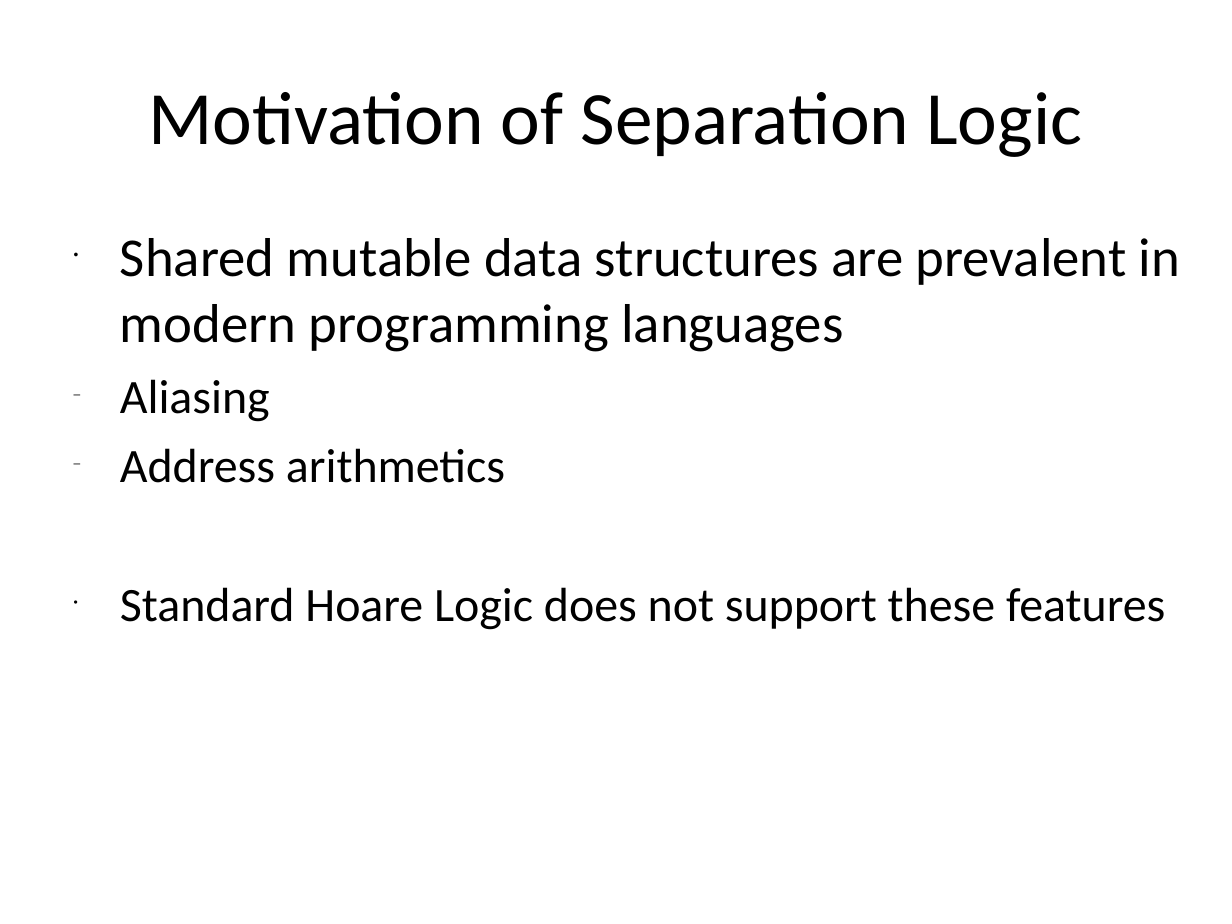
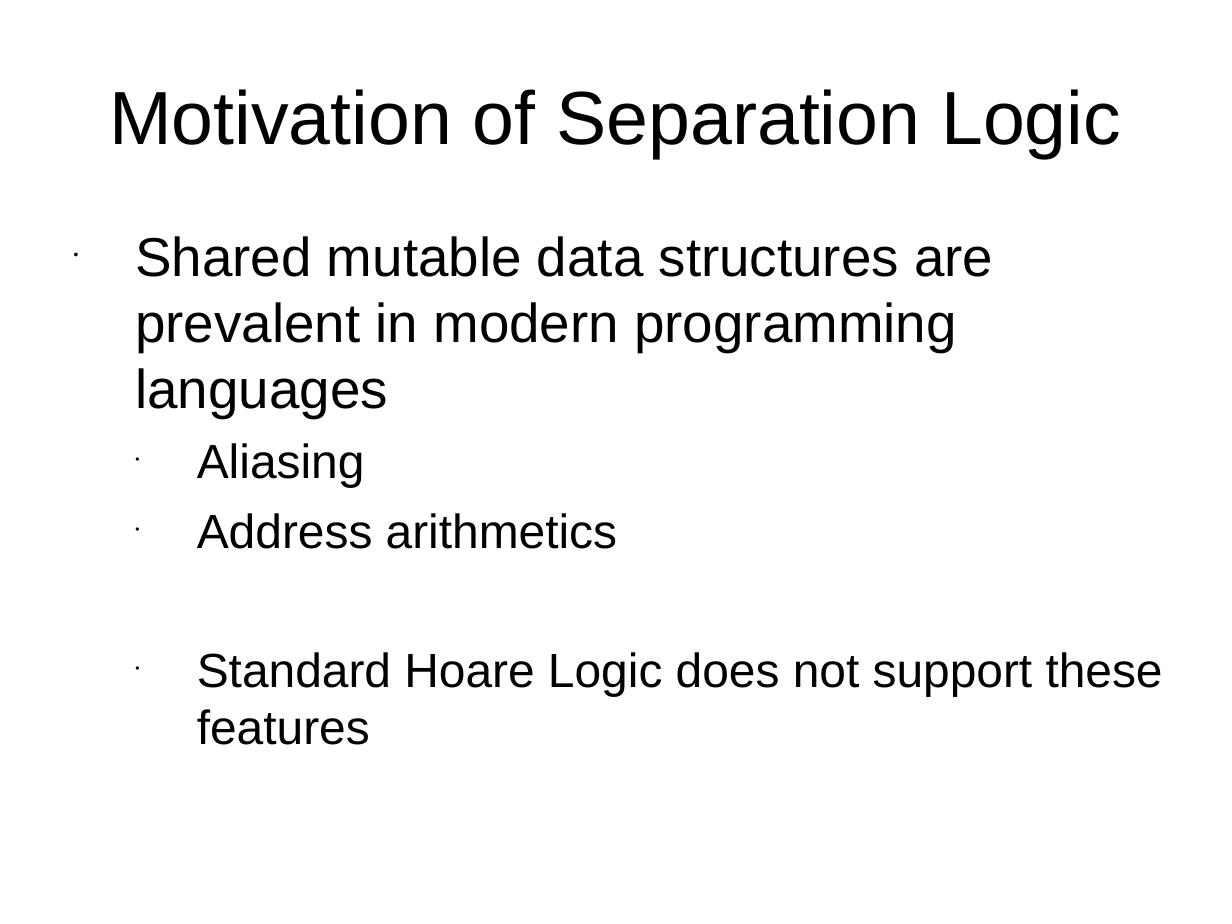
Before and after one commit to xiaohe27/Papers4Courses, a slide deck: slide 2 of FM/presentations/Overview of Separation Logic.ppt. Drawn at 1232x924 pixels with LibreOffice and Linux fonts; fonts in the diff are those of the drawing. Boxes give left, top, right and bottom in pixels: in the first picture for what was removed or moved away, otherwise in the second. Text is boxed around its words. In the diff, an @@ line names an element or a change of style, - is before the commit and + after.

```diff
--- a/FM/presentations/Overview of Separation Logic.ppt
+++ b/FM/presentations/Overview of Separation Logic.ppt
@@ title "Motivation of Separation Logic" at (109,89,1121,158): font Calibri to Arial @@
@@ text "Shared mutable data structures are ..." at (135,236,1163,745): font Calibri to Arial; indent changed; bullet – to • @@
```
Also in this commit, not shown: 19 other slides changed.
